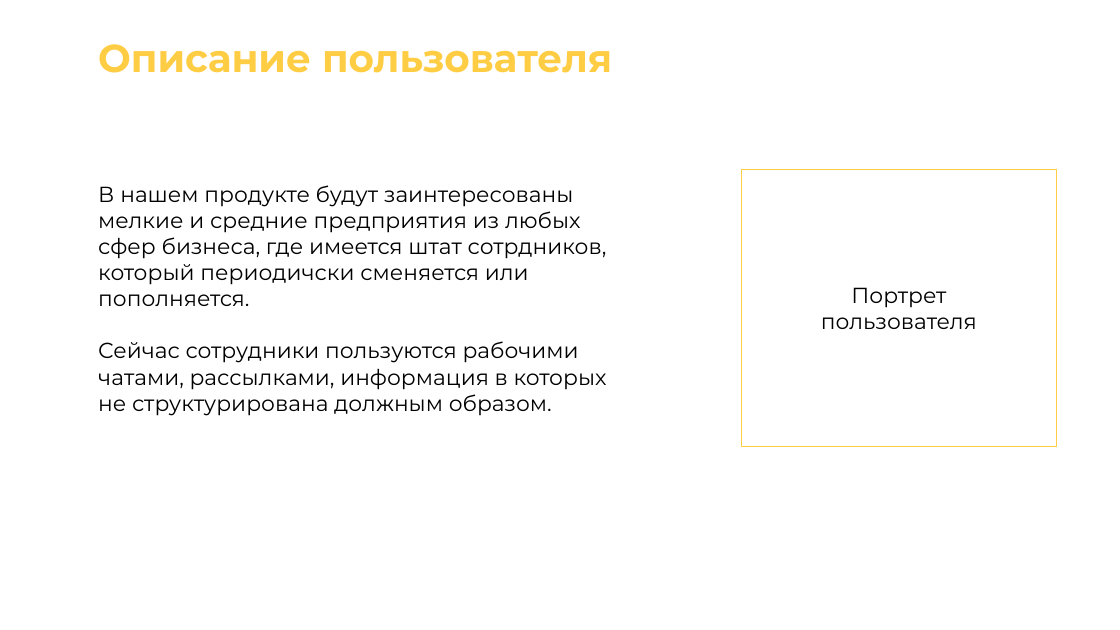
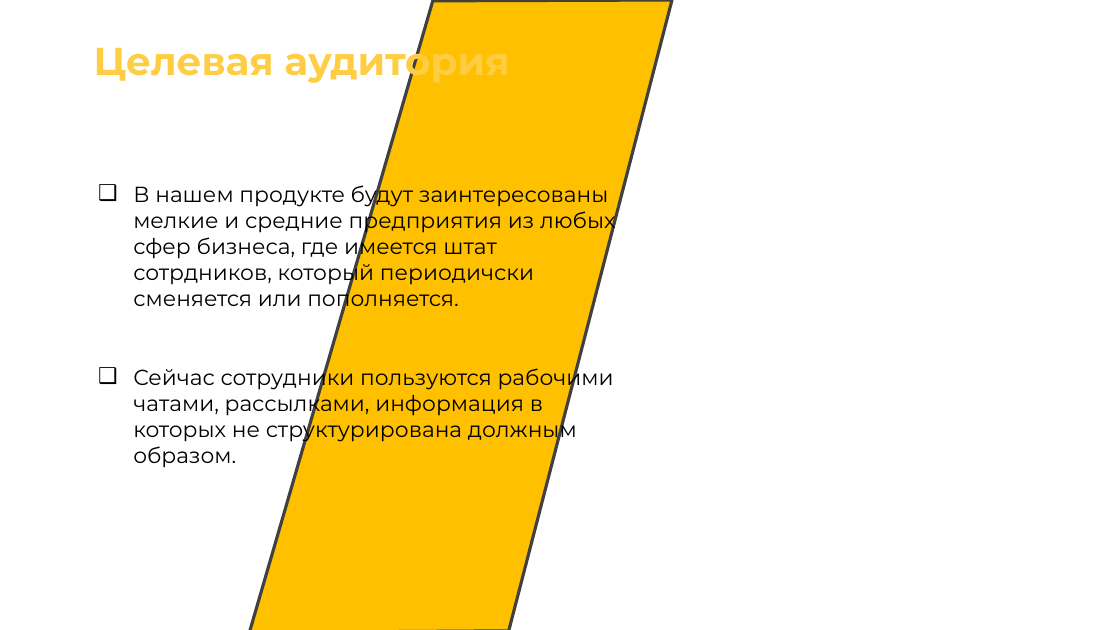
Before and after one commit to zetLighter/tech-pred, a slide deck: slide 3 of Шаблон презентации.pptx. Drawn at 1120x630 pixels with LibreOffice and Linux fonts; fonts in the diff are those of the drawing. Boxes give left, top, right and bottom in pixels: in the first picture for what was removed or moved away, otherwise in the second. Text is boxed around its words. In the diff, an @@ line names an element or a change of style, - is before the commit and + after.

```diff
--- a/Шаблон презентации.pptx
+++ b/Шаблон презентации.pptx
@@ freeform shape added at (x1=250, y1=0, x2=672, y2=630), fill #FFC000, outline #404040 2 pt @@
@@ text at (x1=94, y1=37, x2=510, y2=85): text changed @@
-Описание пользователя
+Целевая аудитория
@@ text "В нашем продукте будут заинтересованы ..." at (x1=133, y1=181, x2=616, y2=468): bullet none to ❑ @@
@@ rectangle removed at (x1=741, y1=169, x2=1057, y2=447) @@
@@ text removed at (x1=821, y1=287, x2=977, y2=329) @@
-Портрет
-пользователя
```
Also in this commit, not shown: 4 other slides changed, 6 slides added, 6 slides removed, 1 other file.
